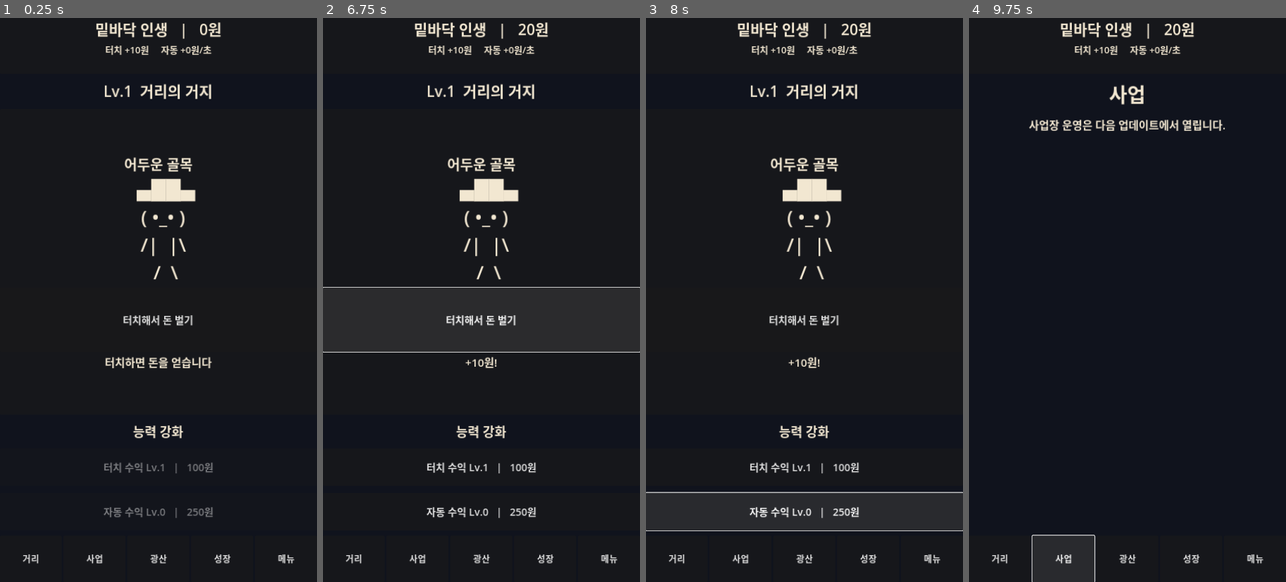
Above: before the commit, frames 1-4 (left to right).
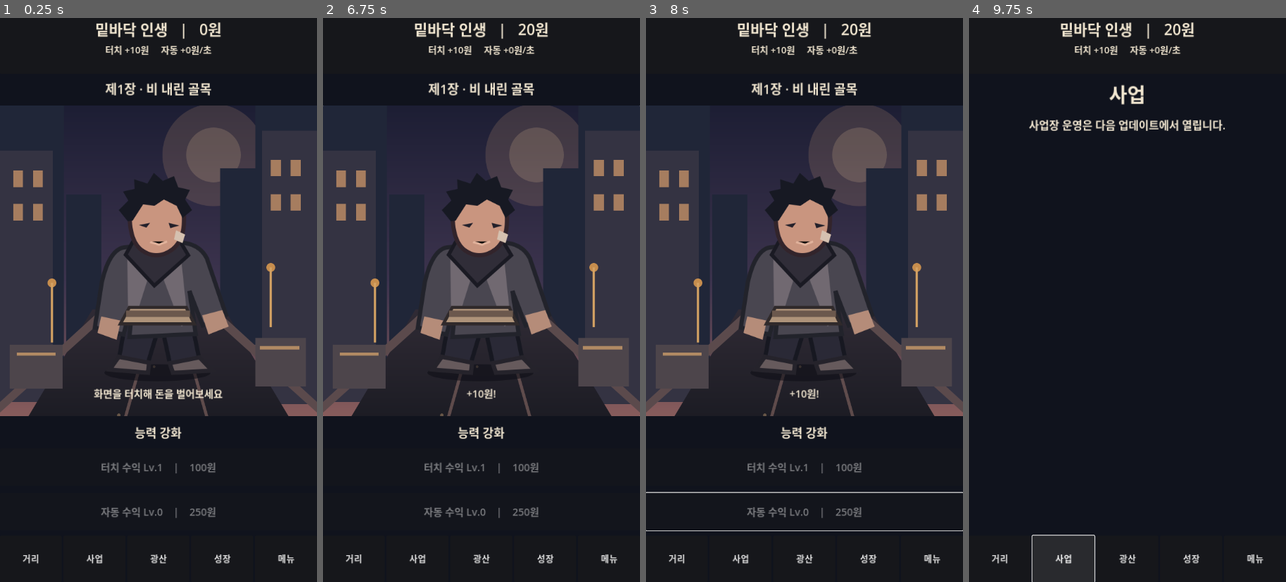
Above: after the commit, the same moments.

Repository: sungpil987/BottomLife-Reborn
Game: Godot game, scene res://scenes/Main.tscn
Two runs of this game, one before a commit and one after it. Both use one fixed random seed, a clock stepped at 60 frames per second and the inputs below.
Inputs (mouse positions are in pixels of both pictures, inside the frame that each line leads up to; where the layout moved, square brackets give the same spot in the first picture):
- Up to frame 1 (0.25 s): no input
- Up to frame 2 (6.75 s): click (481, 260) [481, 316] at 0.5 s; click (481, 469) at 1.25 s, where only the run before the commit has a clickable "터치 수익 Lv.1 | 100원"; click "거리" at 2 s; click "사업" at 2.75 s; click "광산" at 3.5 s; click "성장" at 4.25 s; click "메뉴" at 5 s; click "거리" at 5.75 s; click (481, 260) [481, 316] at 6.5 s
- Up to frame 3 (8 s): click (804, 514) at 7.25 s, where only the run before the commit has a clickable "자동 수익 Lv.0 | 250원"
- Up to frame 4 (9.75 s): click (1127, 469) at 8 s, where only the run before the commit has a clickable "터치 수익 Lv.1 | 100원"; click (1127, 514) at 8.75 s, where only the run before the commit has a clickable "자동 수익 Lv.0 | 250원"; click "사업" at 9.5 s

The runs differ from the first frame. In frame 1, 47% of the frame differs, in the area x 0-100%, y 11-89%; in frame 2, 41%; in frame 3, 47%; in frame 4, nothing differs.

Commit message:
Integrate separate street and hero assets into interactive street gameplay

Diff:
--- a/scripts/main.gd
+++ b/scripts/main.gd
@@ -136,29 +136,50 @@
 	content.add_child(make_label(description, 25))
 
 func build_street() -> void:
-	content.add_child(make_label("Lv.1  거리의 거지", 34))
-	var scene_area := PanelContainer.new()
+	content.add_child(make_label("제1장 · 비 내린 골목", 29))
+	var scene_area := Control.new()
+	scene_area.custom_minimum_size.y = 380
 	scene_area.size_flags_vertical = Control.SIZE_EXPAND_FILL
+	scene_area.clip_contents = true
 	content.add_child(scene_area)
-	var stage := VBoxContainer.new()
-	stage.alignment = BoxContainer.ALIGNMENT_CENTER
-	scene_area.add_child(stage)
-	stage.add_child(make_label("어두운 골목", 32))
-	stage.add_child(make_label("   ▄██▄\n  ( •_• )\n  /|  |\\\n   /  \\", 43))
-	var tap := make_button("터치해서 돈 벌기")
-	tap.custom_minimum_size.y = 145
-	stage.add_child(tap)
-	feedback = make_label("터치하면 돈을 얻습니다", 25)
-	stage.add_child(feedback)
+	var backdrop := TextureRect.new()
+	backdrop.texture = load("res://assets/street.svg")
+	backdrop.expand_mode = TextureRect.EXPAND_IGNORE_SIZE
+	backdrop.stretch_mode = TextureRect.STRETCH_KEEP_ASPECT_COVERED
+	backdrop.set_anchors_and_offsets_preset(Control.PRESET_FULL_RECT)
+	backdrop.mouse_filter = Control.MOUSE_FILTER_IGNORE
+	scene_area.add_child(backdrop)
+	var hero := TextureRect.new()
+	hero.texture = load("res://assets/hero.svg")
+	hero.expand_mode = TextureRect.EXPAND_IGNORE_SIZE
+	hero.stretch_mode = TextureRect.STRETCH_KEEP_ASPECT_CENTERED
+	hero.anchor_left = 0.19
+	hero.anchor_right = 0.81
+	hero.anchor_top = 0.18
+	hero.anchor_bottom = 0.90
+	hero.mouse_filter = Control.MOUSE_FILTER_IGNORE
+	scene_area.add_child(hero)
+	var tap := Button.new()
+	tap.flat = true
+	tap.text = ""
+	tap.set_anchors_and_offsets_preset(Control.PRESET_FULL_RECT)
 	tap.pressed.connect(tap_money)
-	content.add_child(make_label("능력 강화", 29))
+	scene_area.add_child(tap)
+	feedback = make_label("화면을 터치해 돈을 벌어보세요", 23)
+	feedback.anchor_left = 0.05
+	feedback.anchor_right = 0.95
+	feedback.anchor_top = 0.90
+	feedback.anchor_bottom = 1.0
+	feedback.grow_horizontal = Control.GROW_DIRECTION_BOTH
+	scene_area.add_child(feedback)
+	content.add_child(make_label("능력 강화", 27))
 	var tap_cost := 100.0 * pow(1.35, tap_level - 1)
-	var tap_upgrade := make_button("터치 수익 Lv.%d   |   %s원" % [tap_level, number(tap_cost)])
+	var tap_upgrade := make_button("터치 수익 Lv.%d    |    %s원" % [tap_level, number(tap_cost)])
 	tap_upgrade.disabled = money < tap_cost
 	tap_upgrade.pressed.connect(buy_tap)
 	content.add_child(tap_upgrade)
 	var auto_cost := 250.0 * pow(1.42, auto_level)
-	var auto_upgrade := make_button("자동 수익 Lv.%d   |   %s원" % [auto_level, number(auto_cost)])
+	var auto_upgrade := make_button("자동 수익 Lv.%d    |    %s원" % [auto_level, number(auto_cost)])
 	auto_upgrade.disabled = money < auto_cost
 	auto_upgrade.pressed.connect(buy_auto)
 	content.add_child(auto_upgrade)
@@ -170,7 +191,7 @@
 	# Preserve tap target while allowing upgrade buttons to update.
 	for child in content.get_children():
 		if child is Button:
-			child.disabled = false
+			child.disabled = money < (100.0 * pow(1.35, tap_level - 1) if child == content.get_child(content.get_child_count() - 2) else 250.0 * pow(1.42, auto_level))
 
 func buy_tap() -> void:
 	var cost := 100.0 * pow(1.35, tap_level - 1)
